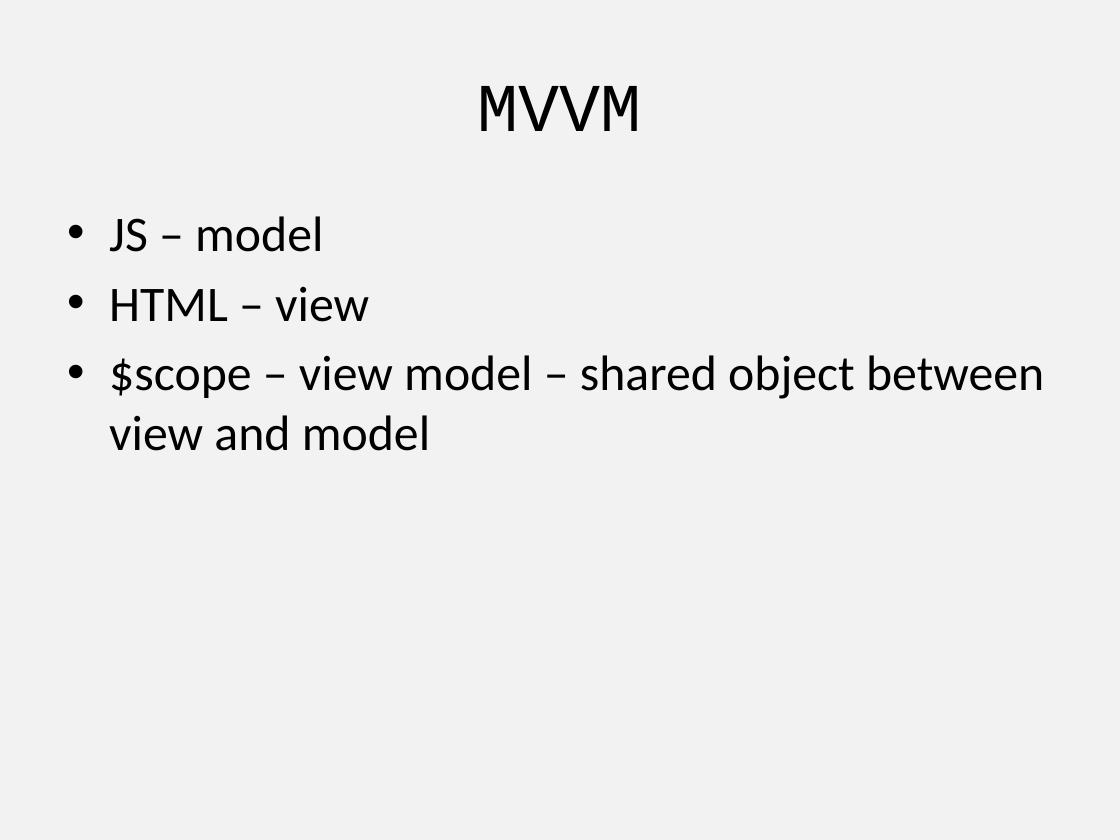
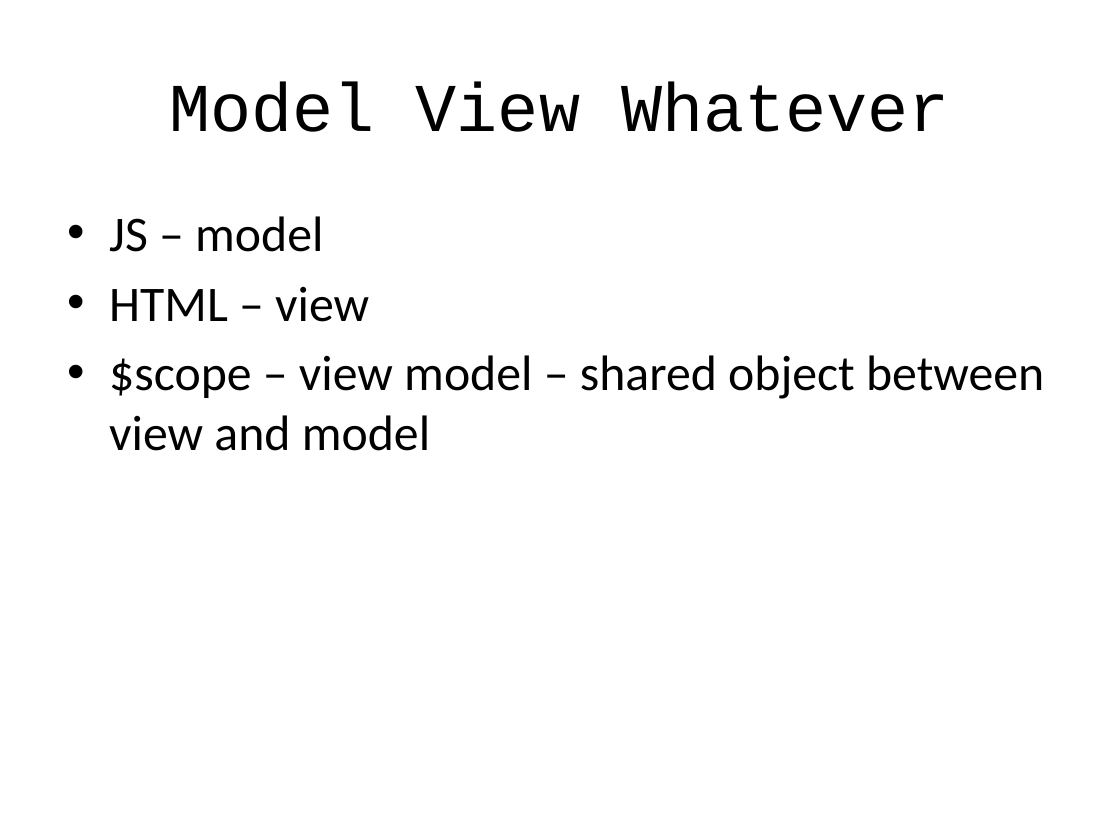
Before and after one commit to alexeymatveevp/angularjs-course, a slide deck: slide 4 of docs/01_ng_basics.pptx. Drawn at 1120x840 pixels with LibreOffice and Linux fonts; fonts in the diff are those of the drawing. Boxes give left, top, right and bottom in pixels: in the first picture for what was removed or moved away, otherwise in the second. Text is boxed around its words. In the diff, an @@ line names an element or a change of style, - is before the commit and + after.

Commit message:
upd

```diff
--- a/docs/01_ng_basics.pptx
+++ b/docs/01_ng_basics.pptx
@@ background #F2F2F2 to #FFFFFF @@
@@ title at <box>169,81,949,132</box>: text changed @@
-MVVM
+Model View Whatever
```
Also in this commit, not shown: 14 other slides changed, 3 slides added.
